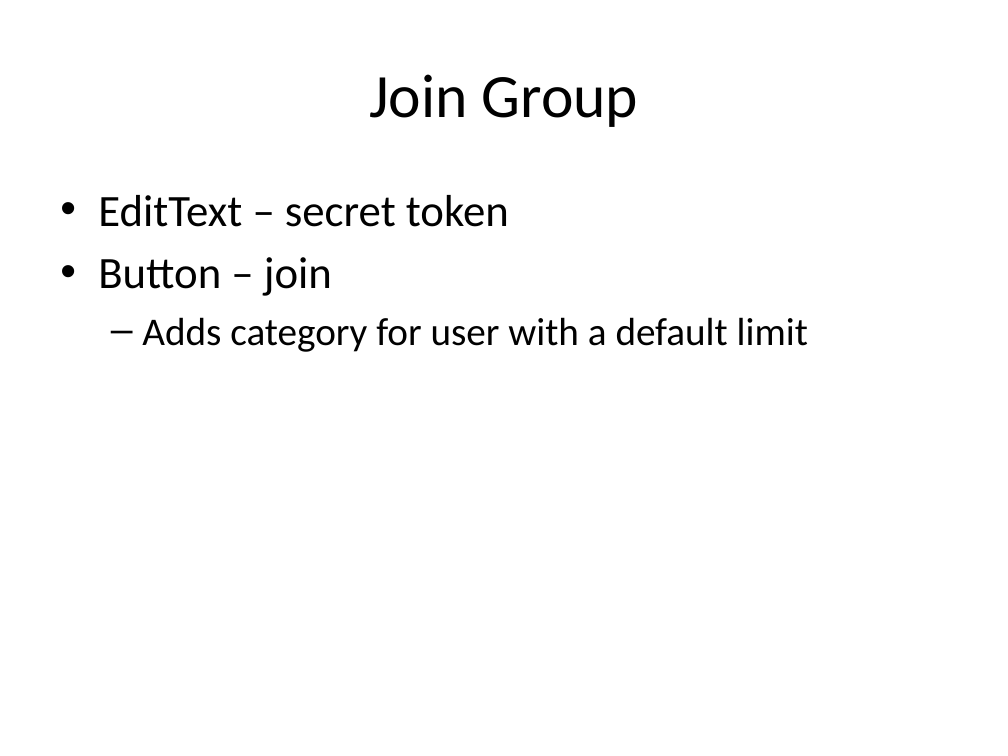
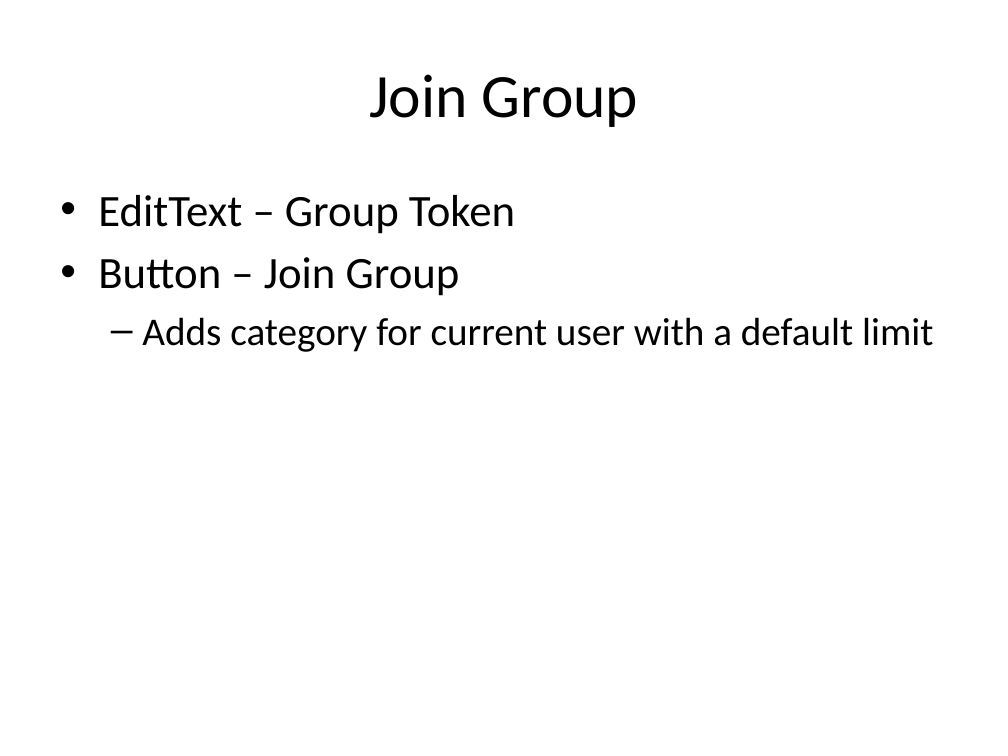
Before and after one commit to KodeFu/cis651project, a slide deck: slide 6 of ProjectLayouts.pptx. Drawn at 1008x756 pixels with LibreOffice and Linux fonts; fonts in the diff are those of the drawing. Boxes give left, top, right and bottom in pixels: in the first picture for what was removed or moved away, otherwise in the second. Text is boxed around its words. In the diff, an @@ line names an element or a change of style, - is before the commit and + after.

```diff
--- a/ProjectLayouts.pptx
+++ b/ProjectLayouts.pptx
@@ text at <box>98,195,933,352</box>: text changed @@
-• EditText – secret token
-• Button – join
-  – Adds category for user with a default limit
+• EditText – Group Token
+• Button – Join Group
+  – Adds category for current user with a default limit
```
Also in this commit, not shown: 7 other slides changed, 1 slide added, 1 slide removed, 37 other files.
